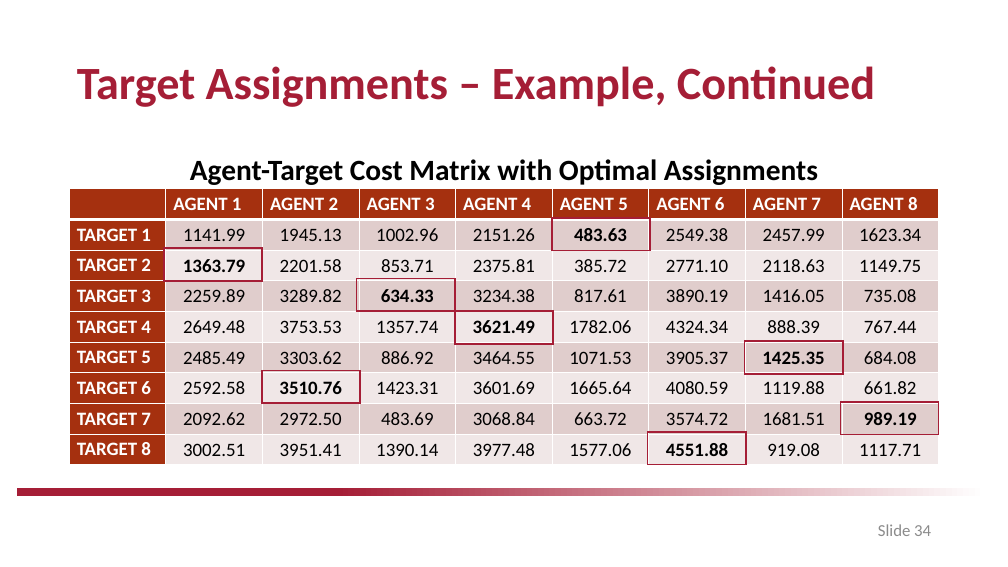
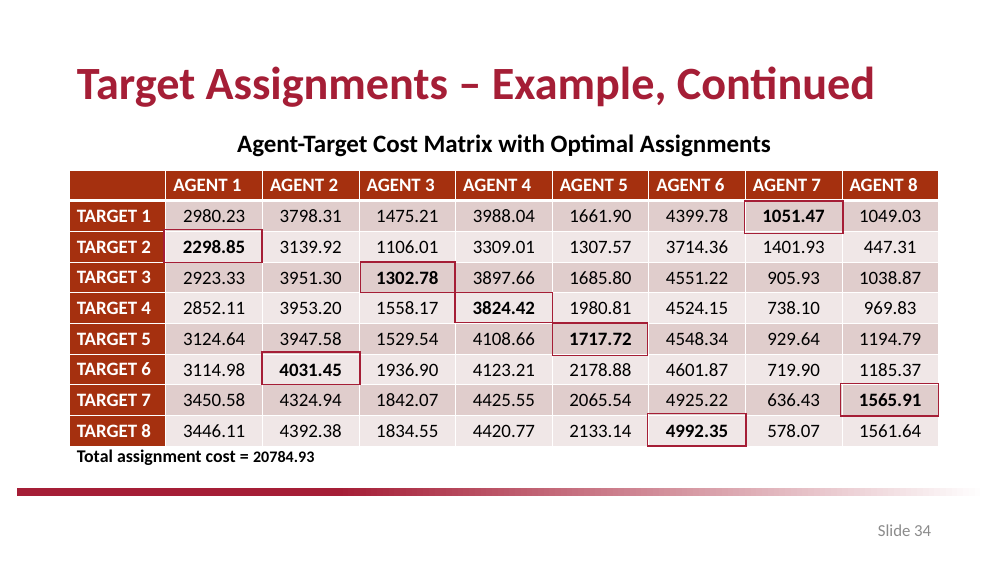
Before and after one commit to drjdlarson/angst, a slide deck: slide 34 of saved_simulations/CE/Springer_Culminating_Experience_Project.pptx. Drawn at 1008x567 pixels with LibreOffice and Linux fonts; fonts in the diff are those of the drawing; background and template pictures are left out. Boxes give left, top, right and bottom in pixels: in the first picture for what was removed or moved away, otherwise in the second. Text is boxed around its words. In the diff, an @@ line names an element or a change of style, - is before the commit and + after.

Commit message:
ran multi-agent ATAMS simulation

```diff
--- a/saved_simulations/CE/Springer_Culminating_Experience_Project.pptx
+++ b/saved_simulations/CE/Springer_Culminating_Experience_Project.pptx
@@ text "Agent-Target Cost Matrix with Optimal ...": place and size @@
-text "Agent-Target Cost Matrix with Optimal ..." at (190, 159, 818, 185)
+text "Agent-Target Cost Matrix with Optimal ..." at (77, 134, 771, 465)
@@ text at (237, 134, 771, 157): size 28 to 23.8 pt in "Agent-Target Cost Matrix with Optimal Assignments"; line spacing 0.9 to 0.7 @@
@@ 5 rectangles, 1 table: place and size @@
-5 rectangles, 1 table at (70, 189, 941, 465)
+5 rectangles, 1 table at (70, 170, 941, 446)
@@ table at (70, 170, 941, 446) @@
-row 2: TARGET 1 | 1141.99 | 1945.13 | 1002.96 | 2151.26 | 483.63 | 2549.38 | 2457.99 | 1623.34
+row 2: TARGET 1 | 2980.23 | 3798.31 | 1475.21 | 3988.04 | 1661.90 | 4399.78 | 1051.47 | 1049.03
-row 3: TARGET 2 | 1363.79 | 2201.58 | 853.71 | 2375.81 | 385.72 | 2771.10 | 2118.63 | 1149.75
+row 3: TARGET 2 | 2298.85 | 3139.92 | 1106.01 | 3309.01 | 1307.57 | 3714.36 | 1401.93 | 447.31
-row 4: TARGET 3 | 2259.89 | 3289.82 | 634.33 | 3234.38 | 817.61 | 3890.19 | 1416.05 | 735.08
+row 4: TARGET 3 | 2923.33 | 3951.30 | 1302.78 | 3897.66 | 1685.80 | 4551.22 | 905.93 | 1038.87
-row 5: TARGET 4 | 2649.48 | 3753.53 | 1357.74 | 3621.49 | 1782.06 | 4324.34 | 888.39 | 767.44
+row 5: TARGET 4 | 2852.11 | 3953.20 | 1558.17 | 3824.42 | 1980.81 | 4524.15 | 738.10 | 969.83
-row 6: TARGET 5 | 2485.49 | 3303.62 | 886.92 | 3464.55 | 1071.53 | 3905.37 | 1425.35 | 684.08
+row 6: TARGET 5 | 3124.64 | 3947.58 | 1529.54 | 4108.66 | 1717.72 | 4548.34 | 929.64 | 1194.79
-row 7: TARGET 6 | 2592.58 | 3510.76 | 1423.31 | 3601.69 | 1665.64 | 4080.59 | 1119.88 | 661.82
+row 7: TARGET 6 | 3114.98 | 4031.45 | 1936.90 | 4123.21 | 2178.88 | 4601.87 | 719.90 | 1185.37
-row 8: TARGET 7 | 2092.62 | 2972.50 | 483.69 | 3068.84 | 663.72 | 3574.72 | 1681.51 | 989.19
+row 8: TARGET 7 | 3450.58 | 4324.94 | 1842.07 | 4425.55 | 2065.54 | 4925.22 | 636.43 | 1565.91
-row 9: TARGET 8 | 3002.51 | 3951.41 | 1390.14 | 3977.48 | 1577.06 | 4551.88 | 919.08 | 1117.71
+row 9: TARGET 8 | 3446.11 | 4392.38 | 1834.55 | 4420.77 | 2133.14 | 4992.35 | 578.07 | 1561.64
@@ rectangle: place and size @@
-rectangle at (745, 341, 843, 374)
+rectangle at (745, 201, 843, 234)
@@ rectangle: place and size @@
-rectangle at (357, 278, 455, 311)
+rectangle at (361, 262, 455, 293)
@@ rectangle: place and size @@
-rectangle at (552, 218, 650, 250)
+rectangle at (553, 323, 648, 355)
@@ text at (77, 449, 314, 465): paragraph added @@
+Total assignment cost = 20784.93
```
Also in this commit, not shown: 3 other slides changed, 7 other files.
